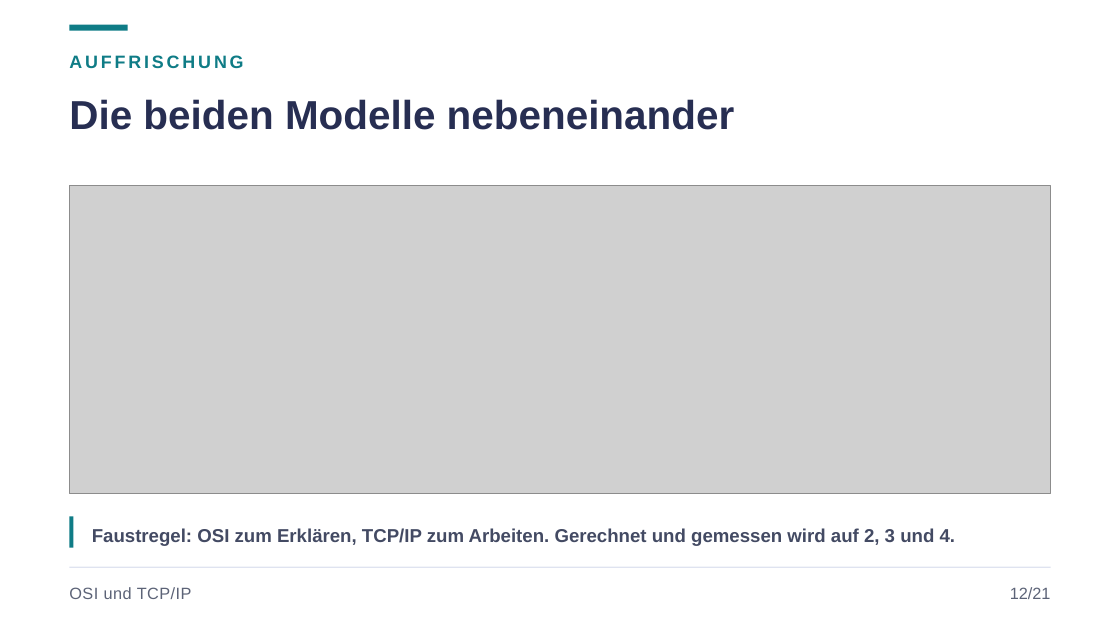
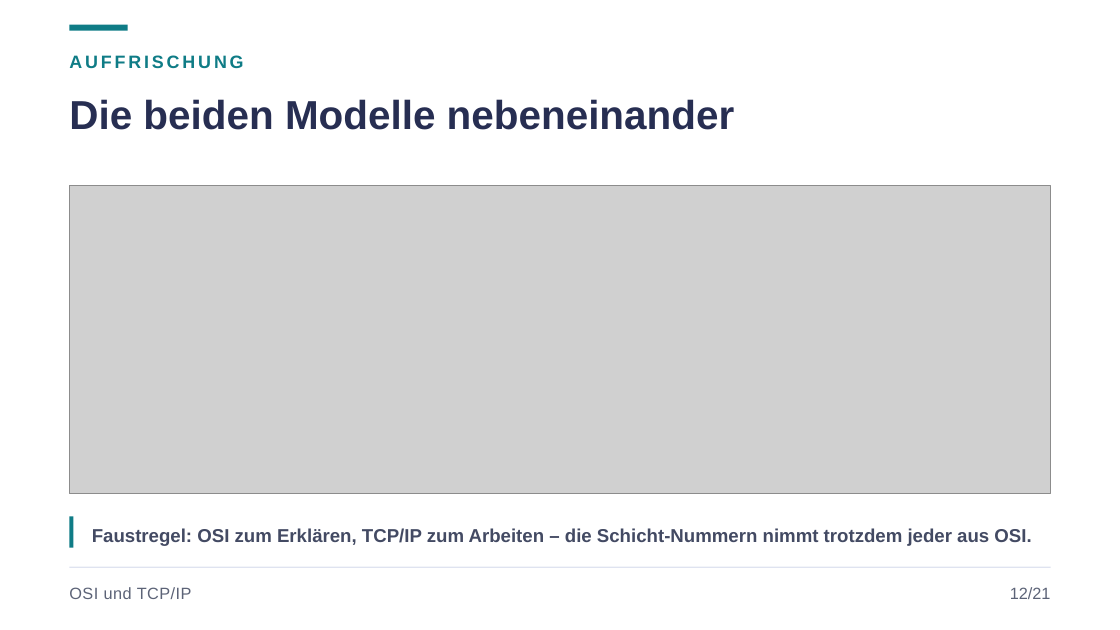
Before and after one commit to JacobMenge/kurs-unterlagen, a slide deck: slide 16 of folien/dist/01-netzwerke-grundlagen.pptx. Drawn at 1120x630 pixels with LibreOffice and Linux fonts; fonts in the diff are those of the drawing; grey boxes stand for pictures. Boxes give left, top, right and bottom in pixels: in the first picture for what was removed or moved away, otherwise in the second. Text is boxed around its words. In the diff, an @@ line names an element or a change of style, - is before the commit and + after.

```diff
--- a/folien/dist/01-netzwerke-grundlagen.pptx
+++ b/folien/dist/01-netzwerke-grundlagen.pptx
@@ text at bbox=[92, 528, 1031, 546]: text changed @@
-Faustregel: OSI zum Erklären, TCP/IP zum Arbeiten. Gerechnet und gemessen wird auf 2, 3 und 4.
+Faustregel: OSI zum Erklären, TCP/IP zum Arbeiten – die Schicht-Nummern nimmt trotzdem jeder aus OSI.
```
Also in this commit, not shown: 8 other slides changed, 8 other files.
